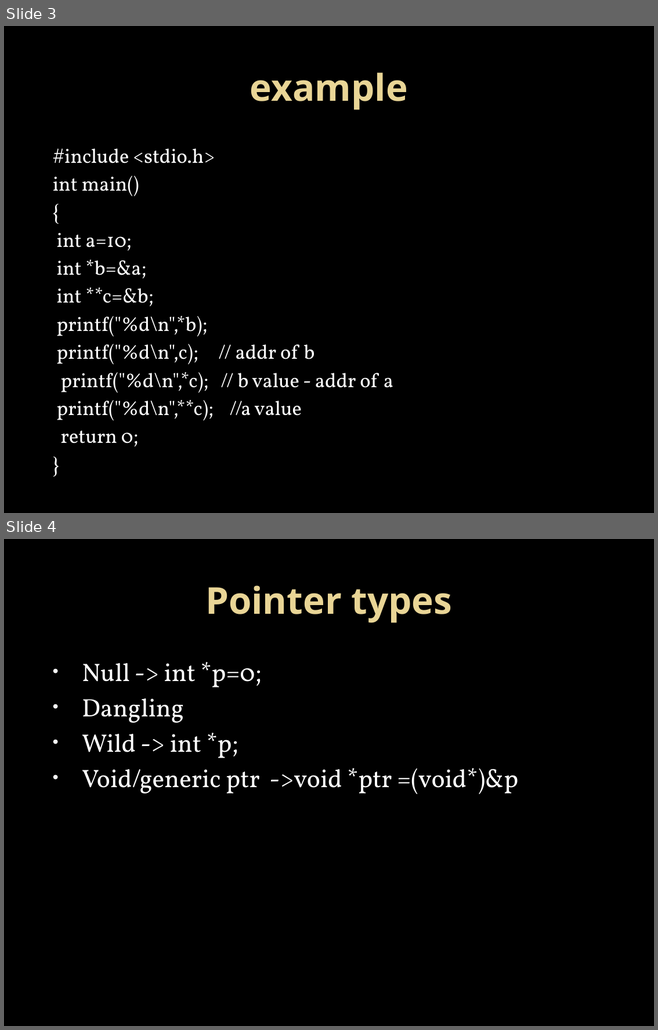
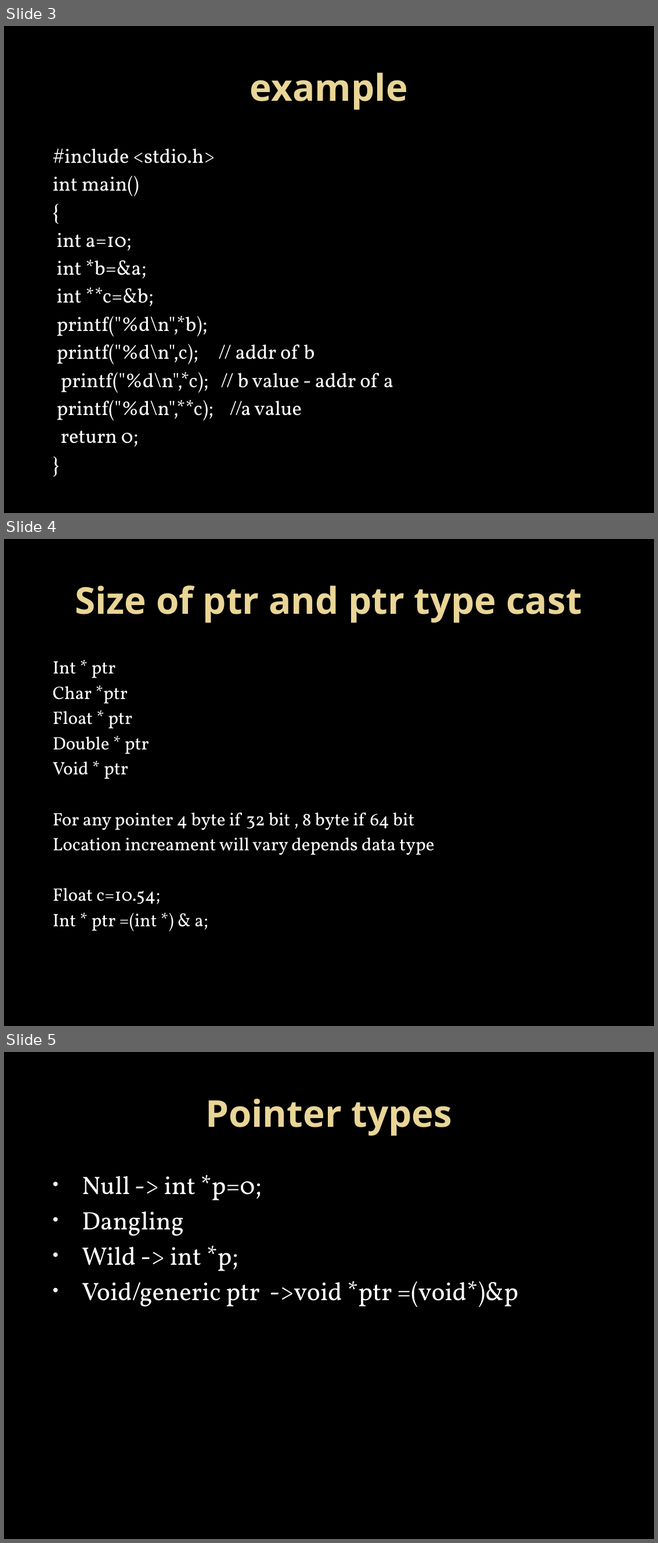
Before and after one commit to Mahesh-7/C_Programs, a slide deck: PPT/pointers.pptx. Shown one above the other, each under a label of ours: slides 3 and 4 before the commit, slides 3, 4 and 5 after it. The pictures are 658x1030 and 658x1543 pixels, drawn with LibreOffice and Linux fonts; fonts in the diff are those of the drawing; background and template pictures are left out. Boxes give left, top, right and bottom in pixels: in the first picture for what was removed or moved away, otherwise in the second. Text is boxed around its words. In the diff, an @@ line names an element or a change of style, - is before the commit and + after.

```diff
--- a/PPT/pointers.pptx
+++ b/PPT/pointers.pptx
@@ slide 4 added at (4,539,654,1026), background picture (left out) @@
@@ title added at (75,585,582,623), 41 pt, text gradient #EAD696 to #E7D081, bold @@
+Size of ptr and ptr type cast
@@ text added at (53,661,434,932), 20 pt, text #FFFFFF @@
+Int * ptr
+Char *ptr
+Float * ptr
+Double * ptr
+Void * ptr
+For any pointer 4 byte if 32 bit , 8 byte if 64 bit
+Location increament will vary depends data type
+Float c=10.54;
+Int * ptr =(int *) & a;
@@ what was slide 4 is now slide 5 @@
```
Also in this commit, not shown: 2 other files.
